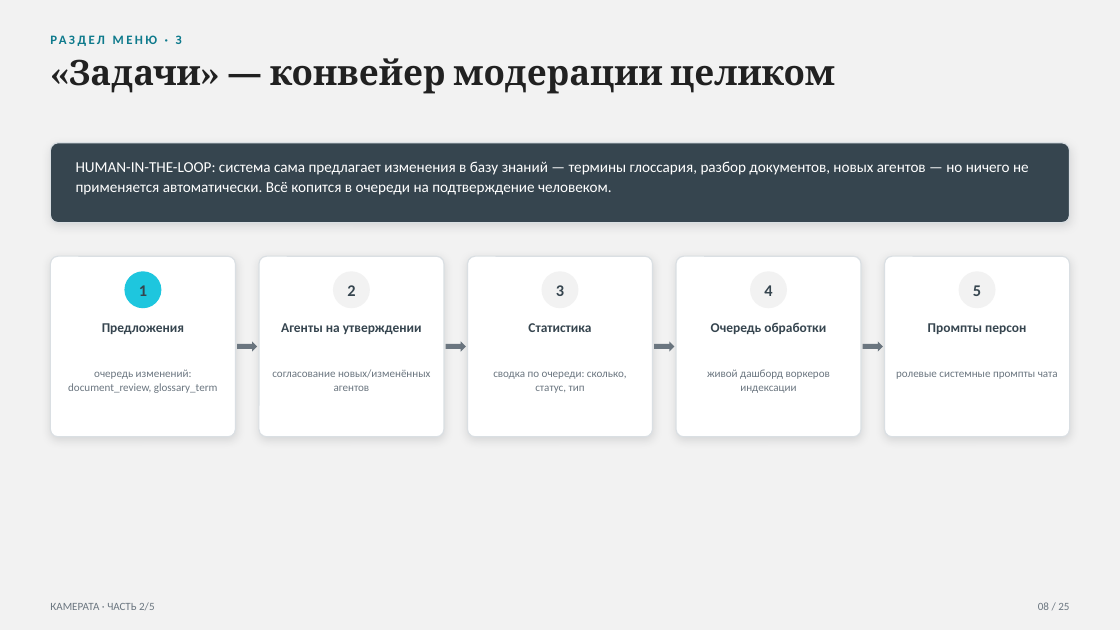
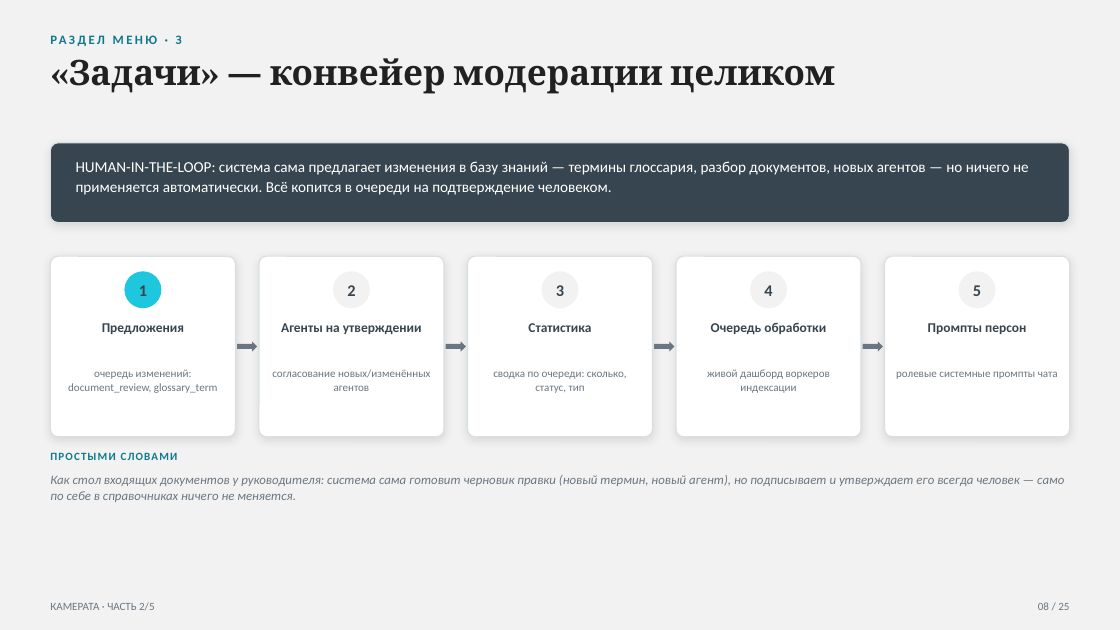
Before and after one commit to vladilslavandrosov-prog/job-RAG, a slide deck: slide 8 of docs/presentations/02-platforma-arhitektura.pptx. Drawn at 1120x630 pixels with LibreOffice and Linux fonts; fonts in the diff are those of the drawing. Boxes give left, top, right and bottom in pixels: in the first picture for what was removed or moved away, otherwise in the second. Text is boxed around its words. In the diff, an @@ line names an element or a change of style, - is before the commit and + after.

```diff
--- a/docs/presentations/02-platforma-arhitektura.pptx
+++ b/docs/presentations/02-platforma-arhitektura.pptx
@@ text added at <box>50,450,1070,466</box>, 9.5 pt, text #0E7A8C, bold @@
+ПРОСТЫМИ СЛОВАМИ
@@ text added at <box>50,475,1064,502</box>, 11 pt, text #6B7680, italic @@
+Как стол входящих документов у руководителя: система сама готовит черновик правки (новый термин, новый агент), но подписывает и утверждает его всегда человек — само по себе в справочниках ничего не меняется.
```
Also in this commit, not shown: 10 other slides changed.
